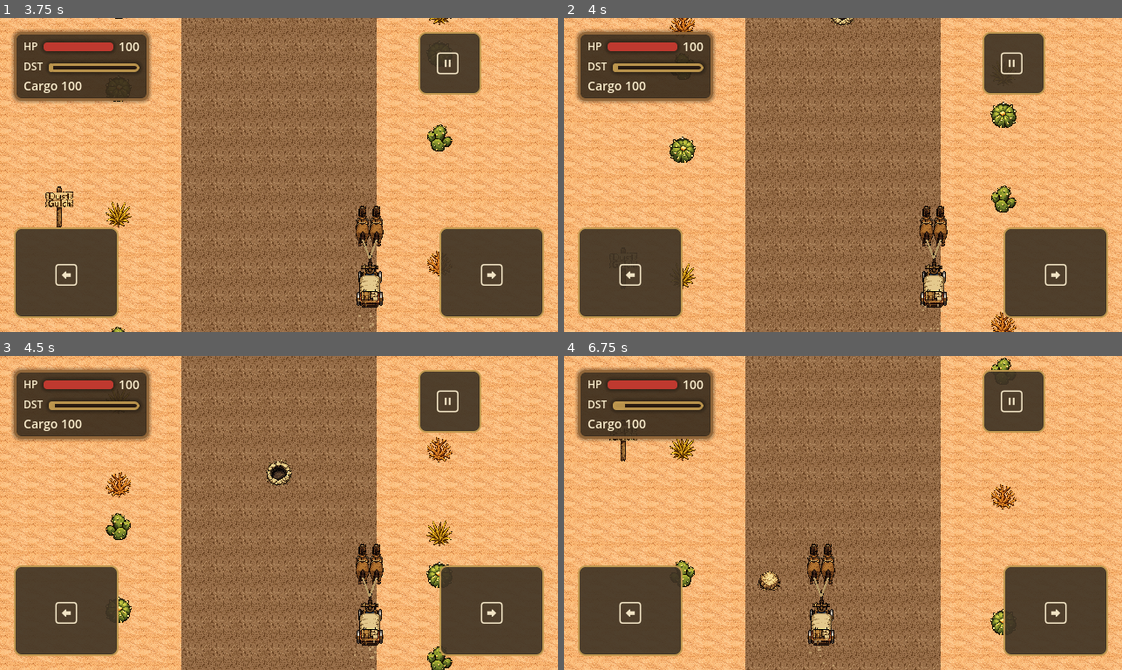
Above: before the commit, frames 1-4 (two rows, left to right).
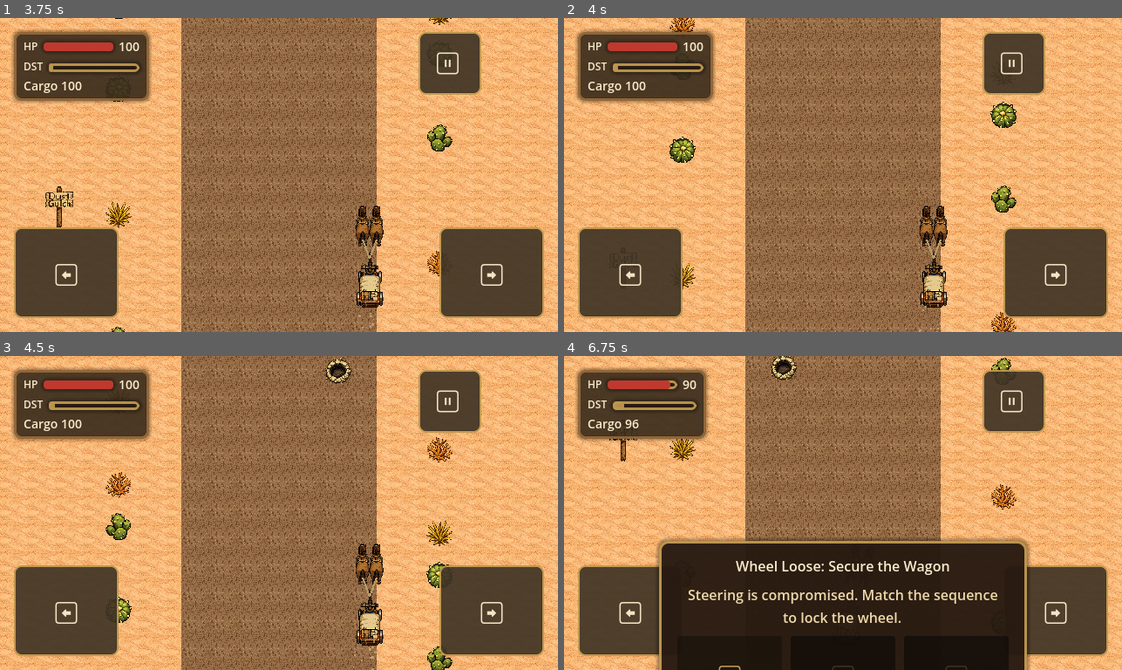
Above: after the commit, the same moments.

Repository: bbenefield89/The-Last-Delivery-to-Dust-Gulch
Game: Godot game, scene res://Scenes/AppRoot/AppRoot.tscn
Two runs of this game, one before a commit and one after it. Both use one fixed random seed, a clock stepped at 60 frames per second and the inputs below. Sound files missing from this copy of the repository are replaced by a short silence.
Inputs (mouse positions are in pixels of both pictures, inside the frame that each line leads up to):
- Up to frame 1 (3.75 s): click "Play" at 0.5 s; click "Play" at 1.25 s; tap Enter (ui_accept) at 2, 2.27 s; move the mouse to (401, 159) at 2.02 s; hold D (steer_right) 2.03-2.75 s; tap T (return_to_title) at 2.1 s; click (401, 159) at 2.17 s; drag from (167, 190) to (251, 237) at 2.77 s; move the mouse to (334, 105) at 3.52 s; hold D (steer_right) from 3.53 s (still down); tap Alt at 3.6 s
- Up to frame 2 (4 s): keep holding D (steer_right)
- Up to frame 3 (4.5 s): release D (steer_right) at 4.25 s; drag from (251, 575) to (111, 465) at 4.27 s
- Up to frame 4 (6.75 s): move the mouse to (1010, 560) at 5.02 s; hold A (steer_left) 5.03-5.75 s; tap Backspace at 5.1 s; tap Enter (ui_accept) at 5.27 s; drag from (675, 465) to (759, 434) at 5.77 s; move the mouse to (870, 513) at 6.52 s; hold S from 6.53 s (still down); tap F at 6.6 s; click (870, 513) at 6.67 s

Frame 1 is identical in both runs. In frame 2, less than 0.1% of the frame differs, in the area x 47-53%, y 0-3%; in frame 3, 0.5%; in frame 4, 28%, in the area x 10-84%, y 0-100%.

Commit message:
feat(hazards): randomize spawn pacing by route band

Diff:
--- a/Scripts/Hazards/hazard_spawner.gd
+++ b/Scripts/Hazards/hazard_spawner.gd
@@ -1,5 +1,7 @@
+class_name HazardSpawner
 extends Node2D
-class_name HazardSpawner
+
+## Spawns readable hazard layouts with route-progress pacing and late-run pressure pairs.
 
 const LANE_X_POSITIONS := [-68.0, 0.0, 68.0]
 const DEFAULT_SPAWN_Y := -320.0
@@ -7,8 +9,8 @@
 const POTHOLE_TEXTURE := preload("res://Assets/Tilesets/Pothole/Pothole-32x32.png")
 const ROCK_TEXTURE := preload("res://Assets/Tilesets/Boulder/Boulder-32x32.png")
 const TUMBLEWEED_TEXTURE := preload("res://Assets/Tilesets/Tumbleweed/Tumbleweed-32x32.png")
-const MAX_PROGRESS_SPAWN_MULTIPLIER := 0.68
 const PRESSURE_PAIR_PROGRESS_THRESHOLD := 0.72
+const PRESSURE_PAIR_Y_OFFSET := 56.0
 const HAZARD_DAMAGE := {
 	&"pothole": 10,
 	&"rock": 15,
@@ -19,80 +21,83 @@
 	&"rock": 7,
 	&"tumbleweed": 3,
 }
-const PATTERN := [
-	{"type": &"pothole", "lane_index": 1, "spacing": 540.0},
-	{"type": &"rock", "lane_index": 0, "spacing": 500.0},
-	{"type": &"tumbleweed", "lane_index": 2, "spacing": 600.0},
-	{"type": &"rock", "lane_index": 1, "spacing": 520.0},
-	{"type": &"pothole", "lane_index": 0, "spacing": 620.0},
-	{"type": &"tumbleweed", "lane_index": 1, "spacing": 560.0},
-]
-
-var _pattern_index := 0
+
+# Private Fields
+
 var _distance_until_next_spawn := 0.0
 var _route_progress_ratio := 0.0
-
-
+var _next_spawn_plan: SpawnPlan
+var _rng: RandomNumberGenerator = RandomNumberGenerator.new()
+
+
+## Initializes the first randomized spawn plan.
 func _ready() -> void:
-	_prime_next_spawn()
-
-
+	_rng.randomize()
+
+
+## Advances active hazards and spawns new ones using the current route-progress band.
 func advance(distance_delta: float, route_progress_ratio: float = 0.0) -> void:
 	_route_progress_ratio = clamp(route_progress_ratio, 0.0, 1.0)
-	if not PATTERN.is_empty():
-		var active_spacing: float = _get_scaled_spacing(PATTERN[_pattern_index]["spacing"])
+	if _next_spawn_plan == null:
+		_prime_next_spawn()
+	if _next_spawn_plan != null:
+		var active_spacing := _next_spawn_plan.spacing
 		_distance_until_next_spawn = min(_distance_until_next_spawn, active_spacing)
 	_move_hazards(distance_delta)
 	_spawn_hazards(distance_delta)
 	_cleanup_hazards()
 
 
+## Moves all live hazards downward with the current scroll distance.
 func _move_hazards(distance_delta: float) -> void:
 	for child in get_children():
 		if child is Node2D:
 			child.position.y += distance_delta
 
 
+## Consumes scroll distance to spawn one or more planned hazard groups.
 func _spawn_hazards(distance_delta: float) -> void:
-	if PATTERN.is_empty():
+	if _next_spawn_plan == null:
 		return
 
 	var remaining_distance := distance_delta
 	while _distance_until_next_spawn <= remaining_distance:
 		remaining_distance -= _distance_until_next_spawn
-		_spawn_current_entry()
-		advance_pattern()
+		_spawn_current_plan()
+		_prime_next_spawn()
 
 	_distance_until_next_spawn -= remaining_distance
 
 
-func advance_pattern() -> void:
-	_pattern_index = (_pattern_index + 1) % PATTERN.size()
-	_prime_next_spawn()
-
-
+## Rolls the next spawn plan from the active route-progress band.
 func _prime_next_spawn() -> void:
-	if PATTERN.is_empty():
-		_distance_until_next_spawn = INF
-		return
-
-	var base_spacing: float = PATTERN[_pattern_index]["spacing"]
-	_distance_until_next_spawn = _get_scaled_spacing(base_spacing)
-
-
-func _spawn_current_entry() -> void:
-	var entry: Dictionary = PATTERN[_pattern_index]
-	var hazard_type: StringName = entry["type"]
-	var lane_index: int = entry["lane_index"]
-	_spawn_hazard(hazard_type, lane_index)
-
-	if _route_progress_ratio >= PRESSURE_PAIR_PROGRESS_THRESHOLD:
+	var band := _get_active_band()
+	var lane_index := _rng.randi_range(0, LANE_X_POSITIONS.size() - 1)
+	var plan := SpawnPlan.new(_roll_hazard_type(band.weights), lane_index, _roll_spacing(band))
+	if band.allows_pressure_pair and _route_progress_ratio >= PRESSURE_PAIR_PROGRESS_THRESHOLD:
 		var pressure_lane := _get_pressure_lane_index(lane_index)
 		if pressure_lane != lane_index:
-			var pressure_type: StringName = PATTERN[(_pattern_index + 1) % PATTERN.size()]["type"]
-			_spawn_hazard(pressure_type, pressure_lane, DEFAULT_SPAWN_Y - 56.0)
-
-
+			plan.pressure_pair_type = _roll_hazard_type(band.weights)
+			plan.pressure_pair_lane_index = pressure_lane
+	_next_spawn_plan = plan
+	_distance_until_next_spawn = _next_spawn_plan.spacing
+
+
+## Spawns the currently rolled primary hazard and optional late-run pressure pair.
+func _spawn_current_plan() -> void:
+	if _next_spawn_plan == null:
+		return
+
+	_spawn_hazard(_next_spawn_plan.hazard_type, _next_spawn_plan.lane_index)
+	if _next_spawn_plan.has_pressure_pair():
+		_spawn_hazard(
+			_next_spawn_plan.pressure_pair_type,
+			_next_spawn_plan.pressure_pair_lane_index,
+			DEFAULT_SPAWN_Y - PRESSURE_PAIR_Y_OFFSET
+		)
+
+
+## Adds one hazard node using the shared visual and metadata conventions.
 func _spawn_hazard(hazard_type: StringName, lane_index: int, spawn_y: float = DEFAULT_SPAWN_Y) -> void:
 	var hazard := _build_hazard_visual(hazard_type)
 	hazard.position = Vector2(LANE_X_POSITIONS[lane_index], spawn_y)
@@ -101,11 +106,32 @@
 	add_child(hazard)
 
 
-func _get_scaled_spacing(base_spacing: float) -> float:
-	var multiplier: float = lerp(1.0, MAX_PROGRESS_SPAWN_MULTIPLIER, _route_progress_ratio)
-	return max(140.0, base_spacing * multiplier)
-
-
+## Returns the current band definition for the active route progress.
+func _get_active_band() -> SpawnBand:
+	if _route_progress_ratio < 0.33:
+		return SpawnBand.new(520.0, 660.0, 6, 2, 4, false)
+	if _route_progress_ratio < 0.66:
+		return SpawnBand.new(420.0, 560.0, 4, 3, 3, false)
+	return SpawnBand.new(320.0, 460.0, 4, 5, 3, true)
+
+
+## Rolls a hazard type from the current band's weights.
+func _roll_hazard_type(weights: HazardWeights) -> StringName:
+	var total_weight := weights.pothole + weights.rock + weights.tumbleweed
+	var roll := _rng.randi_range(1, total_weight)
+	if roll <= weights.pothole:
+		return &"pothole"
+	if roll <= weights.pothole + weights.rock:
+		return &"rock"
+	return &"tumbleweed"
+
+
+## Rolls band-specific spacing for the next spawn.
+func _roll_spacing(band: SpawnBand) -> float:
+	return _rng.randf_range(band.spacing_min, band.spacing_max)
+
+
+## Chooses a secondary lane that preserves the existing center-lane pressure behavior.
 func _get_pressure_lane_index(primary_lane_index: int) -> int:
 	if primary_lane_index == 1:
 		return 0 if _route_progress_ratio < 0.85 else 2
@@ -113,12 +139,14 @@
 	return 1
 
 
+## Builds a readable sprite for the requested hazard type.
 func _build_hazard_visual(hazard_type: StringName) -> Sprite2D:
 	var hazard := Sprite2D.new()
 	hazard.texture = _get_hazard_texture(hazard_type)
 	return hazard
 
 
+## Resolves the imported sprite texture for the requested hazard type.
 func _get_hazard_texture(hazard_type: StringName) -> Texture2D:
 	match hazard_type:
 		&"pothole":
@@ -131,12 +159,14 @@
 			return POTHOLE_TEXTURE
 
 
+## Frees hazards after they scroll past the visible play area.
 func _cleanup_hazards() -> void:
 	for child in get_children():
 		if child is Node2D and child.position.y > DEFAULT_DESPAWN_Y:
 			child.queue_free()
 
 
+## Collects all hazards whose current bounds overlap the wagon bounds.
 func collect_collisions(wagon_position: Vector2, wagon_size: Vector2) -> Array[Dictionary]:
 	var collisions: Array[Dictionary] = []
 	var wagon_rect := Rect2(wagon_position - (wagon_size * 0.5), wagon_size)
@@ -159,6 +189,7 @@
 	return collisions
 
 
+## Returns the collision size used for each hazard type.
 func _get_hazard_size(hazard_type: StringName) -> Vector2:
 	match hazard_type:
 		&"pothole":
@@ -169,3 +200,67 @@
 			return Vector2(32.0, 32.0)
 		_:
 			return Vector2(32.0, 32.0)
+
+
+class SpawnBand:
+	extends RefCounted
+	## Describes weighted spawn rules for one route-progress band.
+
+	var spacing_min: float
+	var spacing_max: float
+	var weights: HazardWeights
+	var allows_pressure_pair: bool
+
+
+	## Stores spacing bounds, type weights, and late-pressure eligibility.
+	func _init(
+		spacing_min_value: float,
+		spacing_max_value: float,
+		pothole_weight: int,
+		rock_weight: int,
+		tumbleweed_weight: int,
+		allows_pressure_pair_value: bool
+	) -> void:
+		spacing_min = spacing_min_value
+		spacing_max = spacing_max_value
+		weights = HazardWeights.new(pothole_weight, rock_weight, tumbleweed_weight)
+		allows_pressure_pair = allows_pressure_pair_value
+
+
+class HazardWeights:
+	extends RefCounted
+	## Holds weighted odds for the three supported hazard types.
+
+	var pothole: int
+	var rock: int
+	var tumbleweed: int
+
+
+	## Stores weight values for hazard selection rolls.
+	func _init(pothole_weight: int, rock_weight: int, tumbleweed_weight: int) -> void:
+		pothole = pothole_weight
+		rock = rock_weight
+		tumbleweed = tumbleweed_weight
+
+
+class SpawnPlan:
+	extends RefCounted
+	## Captures one rolled spawn group, including an optional pressure pair.
+
+	var hazard_type: StringName
+	var lane_index: int
+	var spacing: float
+	var pressure_pair_type: StringName = &""
+	var pressure_pair_lane_index := -1
+
+
+	## Stores the rolled primary hazard and its spacing until spawn.
+	func _init(primary_hazard_type: StringName, primary_lane_index: int, spawn_spacing: float) -> void:
+		hazard_type = primary_hazard_type
+		lane_index = primary_lane_index
+		spacing = spawn_spacing
+
+
+	## Returns whether this plan includes a secondary pressure-pair hazard.
+	func has_pressure_pair() -> bool:
+		return pressure_pair_lane_index >= 0 and pressure_pair_type != &""
Not shown, changed: kanban_tasks_data.kanban
